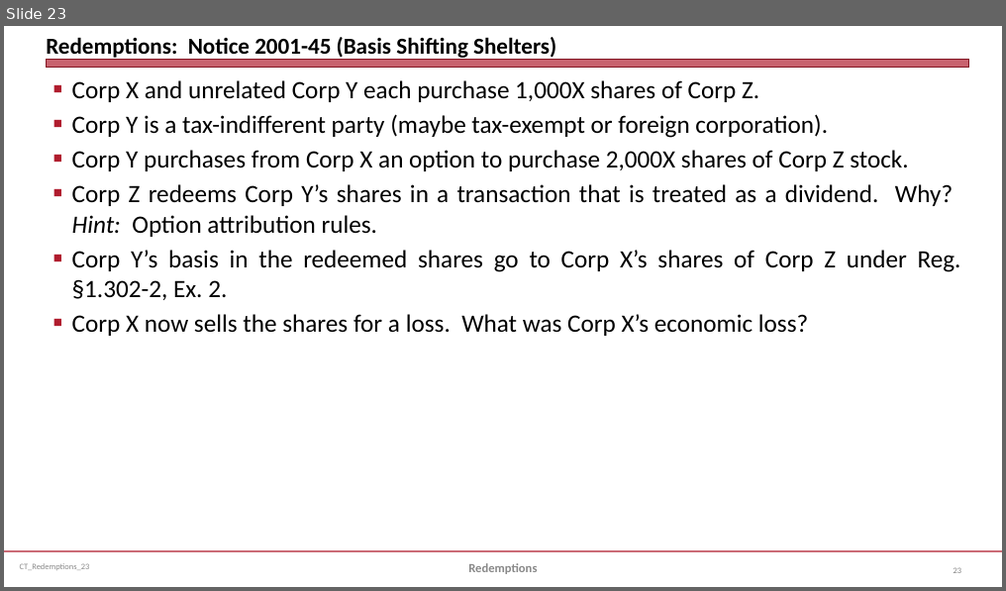
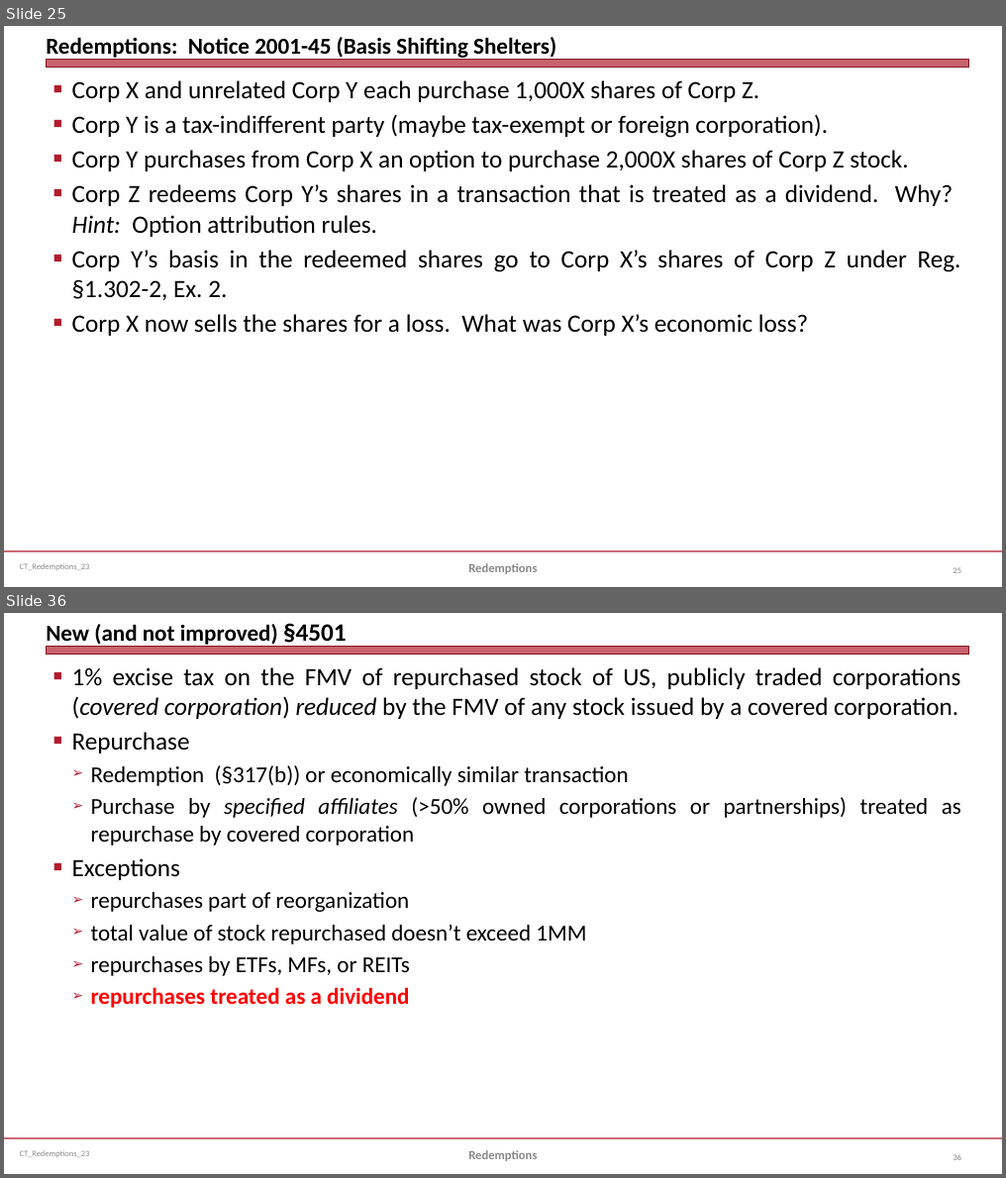
Before and after one commit to jmc877/Corporate-Tax, a slide deck: slides/CT_Redemptions_23.pptx. Shown one above the other, each under a label of ours: slide 23 before the commit, slides 25 and 36 after it; the slides between them are not shown. The pictures are 1006x591 and 1006x1178 pixels, drawn with LibreOffice and Linux fonts; fonts in the diff are those of the drawing. Boxes give left, top, right and bottom in pixels: in the first picture for what was removed or moved away, otherwise in the second. Text is boxed around its words. In the diff, an @@ line names an element or a change of style, - is before the commit and + after.

```diff
--- a/slides/CT_Redemptions_23.pptx
+++ b/slides/CT_Redemptions_23.pptx
@@ slide 36 added at [4,613,1002,1174], background #FFFFFF; not listed: 3 template elements that a slide beside it also shows @@
@@ title added at [46,623,347,648], 22 pt, text #000000, bold @@
+New (and not improved) §4501
@@ text added at [72,667,961,1008], 22 pt, text #000000 @@
+■ 1% excise tax on the FMV of repurchased stock of US, publicly traded corporations (covered corporation) reduced by the FMV of any stock issued by a covered corporation.
+■ Repurchase
+  ➢ Redemption (§317(b)) or economically similar transaction
+  ➢ Purchase by specified affiliates (>50% owned corporations or partnerships) treated as repurchase by covered corporation
+■ Exceptions
+  ➢ repurchases part of reorganization
+  ➢ total value of stock repurchased doesn’t exceed 1MM
+  ➢ repurchases by ETFs, MFs, or REITs
+  ➢ repurchases treated as a dividend
@@ text added at [468,1151,537,1161], 12 pt, text #898989, bold @@
+Redemptions
@@ page number added at [953,1155,961,1160], 8 pt, text #808080 @@
+36
@@ what was slide 23 is now slide 25 @@
```
Also in this commit, not shown: 7 slides changed, 10 other slides added, 4 other files.
